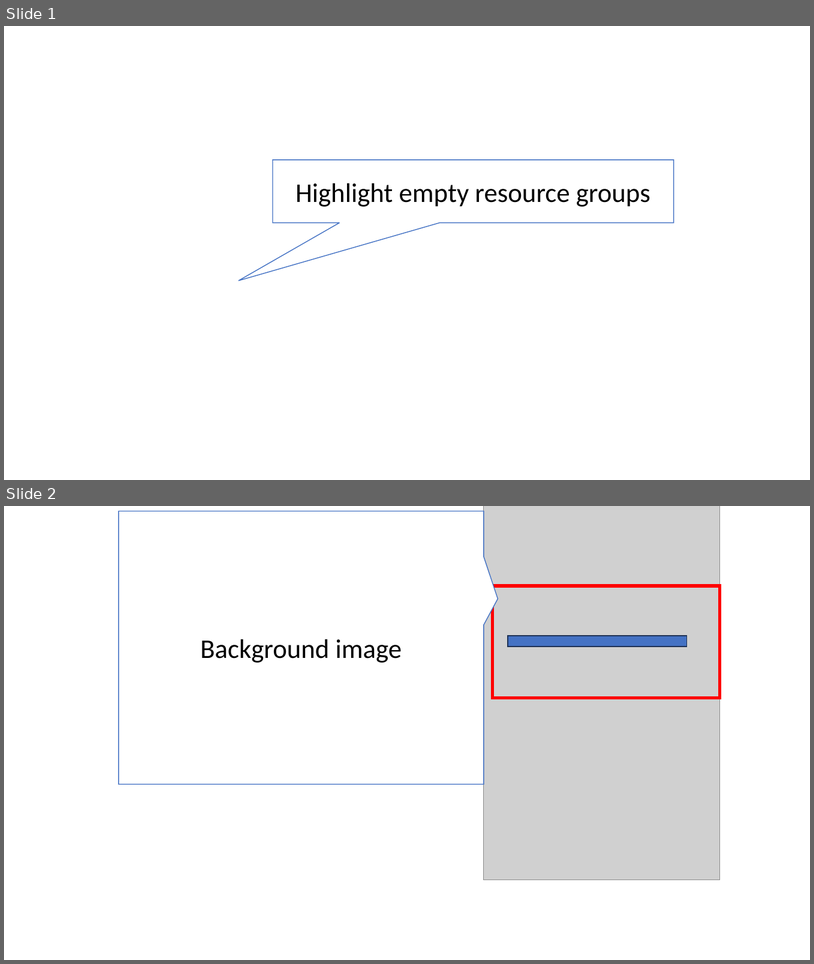
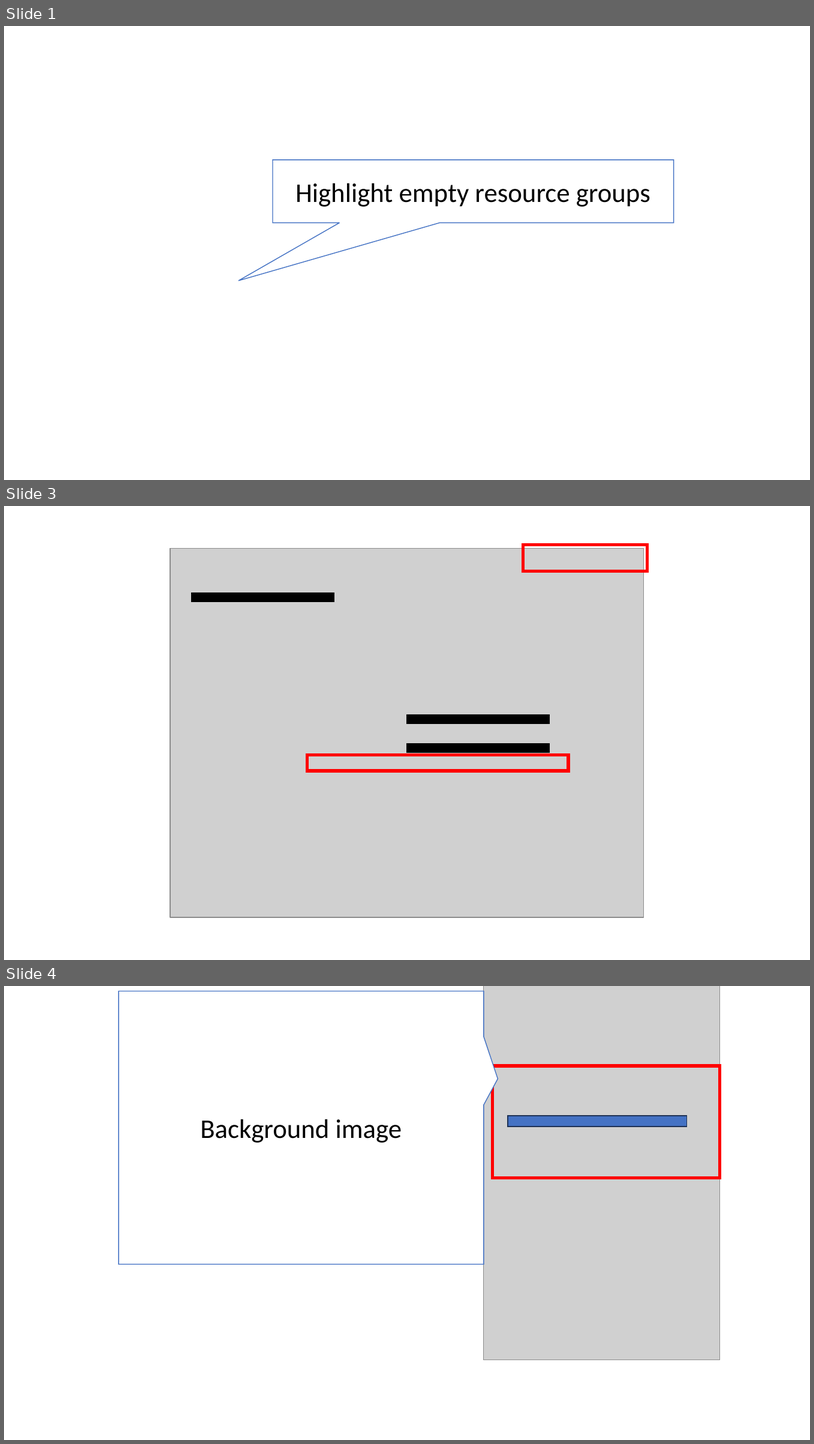
Before and after one commit to normalian/My-Azure-Portal-ChromeExtension, a slide deck: My Azure Extension.pptx. Shown one above the other, each under a label of ours: slides 1 and 2 before the commit, slides 1, 3 and 4 after it; the slides between them are not shown. The pictures are 814x964 and 814x1444 pixels, drawn with LibreOffice and Linux fonts; fonts in the diff are those of the drawing; grey boxes stand for pictures; background and template pictures are left out. Boxes give left, top, right and bottom in pixels: in the first picture for what was removed or moved away, otherwise in the second. Text is boxed around its words. In the diff, an @@ line names an element or a change of style, - is before the commit and + after.

```diff
--- a/My Azure Extension.pptx
+++ b/My Azure Extension.pptx
@@ slide 3 added at bbox=[4, 506, 810, 960], background #FFFFFF @@
@@ picture added at bbox=[170, 549, 645, 917] @@
@@ rectangle added at bbox=[524, 545, 648, 571], outline #FF0000 4 pt @@
@@ rectangle added at bbox=[192, 592, 335, 601], fill #000000, outline #000000 1 pt @@
@@ rectangle added at bbox=[408, 715, 549, 724], fill #000000, outline #000000 1 pt @@
@@ rectangle added at bbox=[308, 754, 569, 771], outline #FF0000 4 pt @@
@@ rectangle added at bbox=[408, 743, 549, 752], fill #000000, outline #000000 1 pt @@
@@ what was slide 2 is now slide 4 @@
```
Also in this commit, not shown: 1 other slide added, 9 other files.
